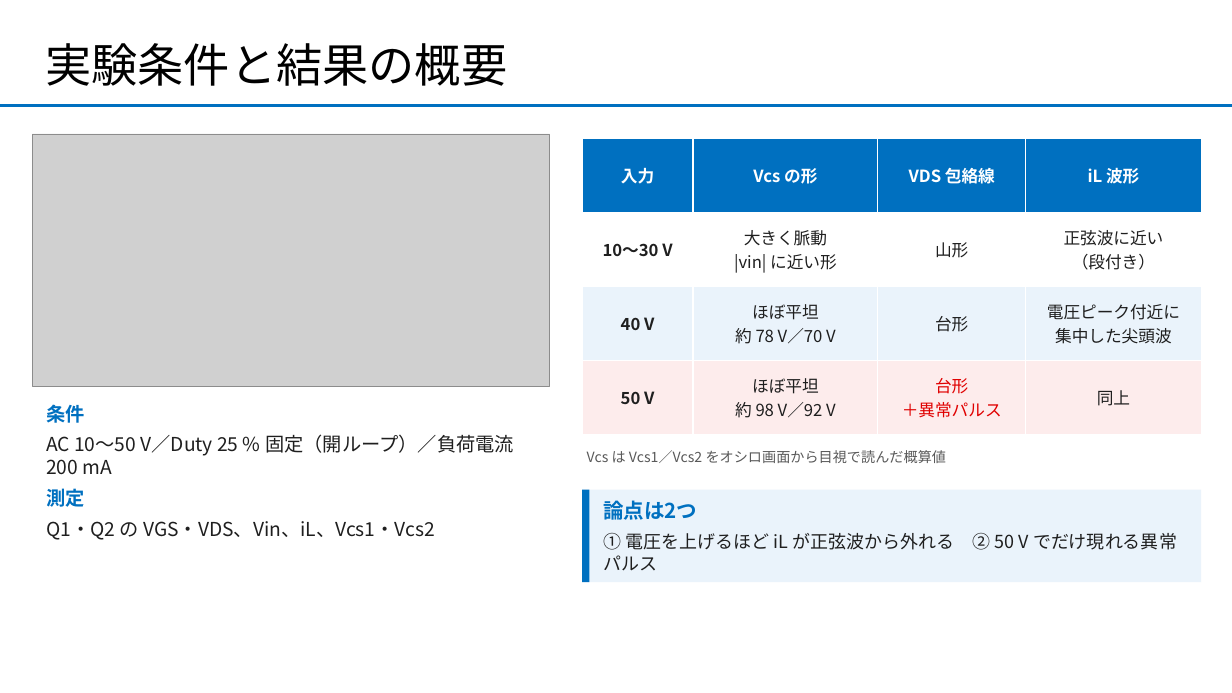
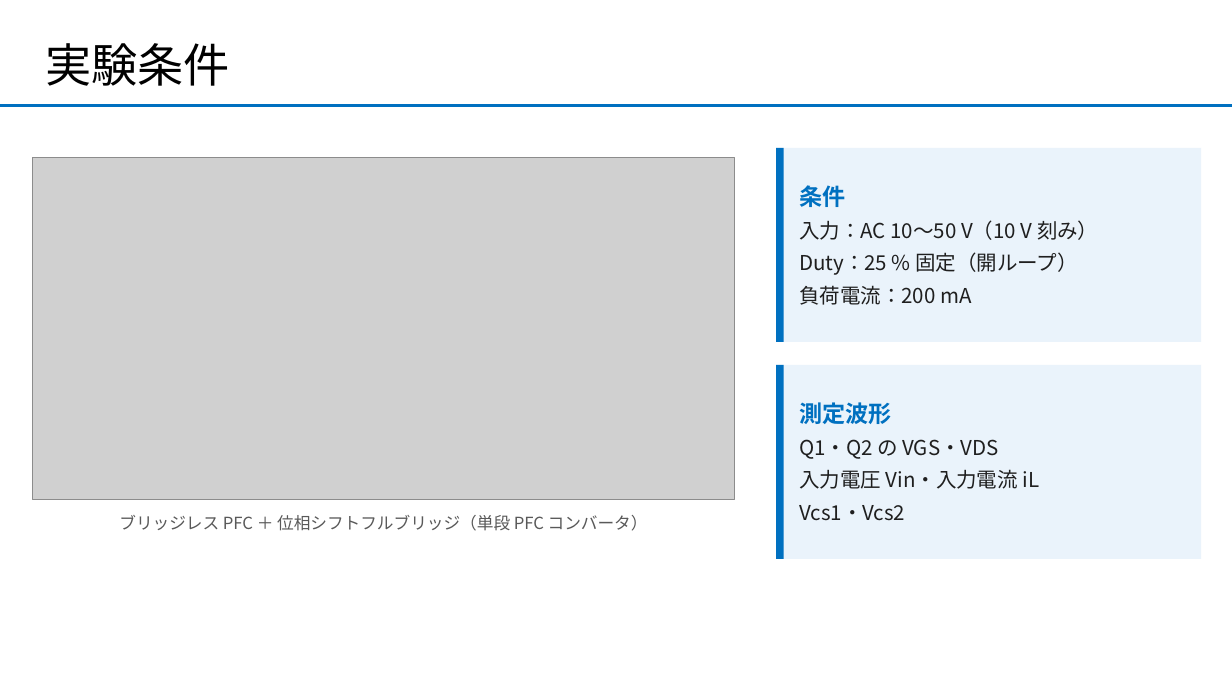
Before and after one commit to sena531/AI_reserch, a slide deck: slide 1 of experiments/50V波形考察_打ち合わせ.pptx. Drawn at 1232x693 pixels with LibreOffice and Linux fonts; fonts in the diff are those of the drawing; grey boxes stand for pictures. Boxes give left, top, right and bottom in pixels: in the first picture for what was removed or moved away, otherwise in the second. Text is boxed around its words. In the diff, an @@ line names an element or a change of style, - is before the commit and + after.

```diff
--- a/experiments/50V波形考察_打ち合わせ.pptx
+++ b/experiments/50V波形考察_打ち合わせ.pptx
@@ title at bbox=[45, 43, 230, 86]: text changed @@
-実験条件と結果の概要
+実験条件
@@ table removed at bbox=[582, 139, 1202, 434], 4 rows, 4 columns @@
-入力 | Vcs の形 | VDS 包絡線 | iL 波形
-10〜30 V | 大きく脈動 / |vin| に近い形 | 山形 | 正弦波に近い / （段付き）
-40 V | ほぼ平坦 / 約 78 V／70 V | 台形 | 電圧ピーク付近に / 集中した尖頭波
-50 V | ほぼ平坦 / 約 98 V／92 V | 台形 / ＋異常パルス | 同上
@@ rectangle added at bbox=[776, 148, 1202, 342], fill #EAF3FB @@
@@ rectangle added at bbox=[776, 148, 784, 342], fill #0070C0 @@
@@ picture: place and size @@
-picture at bbox=[32, 134, 550, 386]
+picture at bbox=[32, 157, 735, 500]
@@ text added at bbox=[799, 185, 1098, 305], 16 pt, text #1F1F1F @@
+条件
+入力：AC 10〜50 V（10 V 刻み）
+Duty：25 % 固定（開ループ）
+負荷電流：200 mA
@@ rectangle: place and size @@
-rectangle at bbox=[582, 490, 1202, 582]
+rectangle at bbox=[776, 365, 1202, 559]
@@ rectangle added at bbox=[776, 365, 784, 559], fill #0070C0 @@
@@ text added at bbox=[799, 402, 1040, 521], 16 pt, text #1F1F1F @@
+測定波形
+Q1・Q2 の VGS・VDS
+入力電圧 Vin・入力電流 iL
+Vcs1・Vcs2
@@ text removed at bbox=[587, 450, 946, 463] @@
-Vcs は Vcs1／Vcs2 をオシロ画面から目視で読んだ概算値
@@ rectangle removed at bbox=[582, 490, 590, 582] @@
@@ text removed at bbox=[603, 500, 1177, 550] @@
-論点は2つ
-① 電圧を上げるほど iL が正弦波から外れる ② 50 V でだけ現れる異常パルス
@@ text at bbox=[119, 515, 648, 531]: text changed; size 15 to 13 pt; text colour #1F1F1F to #595959 @@
-条件
-AC 10〜50 V／Duty 25 % 固定（開ループ）／負荷電流 200 mA
-測定
-Q1・Q2 の VGS・VDS、Vin、iL、Vcs1・Vcs2
+ブリッジレス PFC ＋ 位相シフトフルブリッジ（単段 PFC コンバータ）
```
Also in this commit, not shown: 2 other slides changed.
